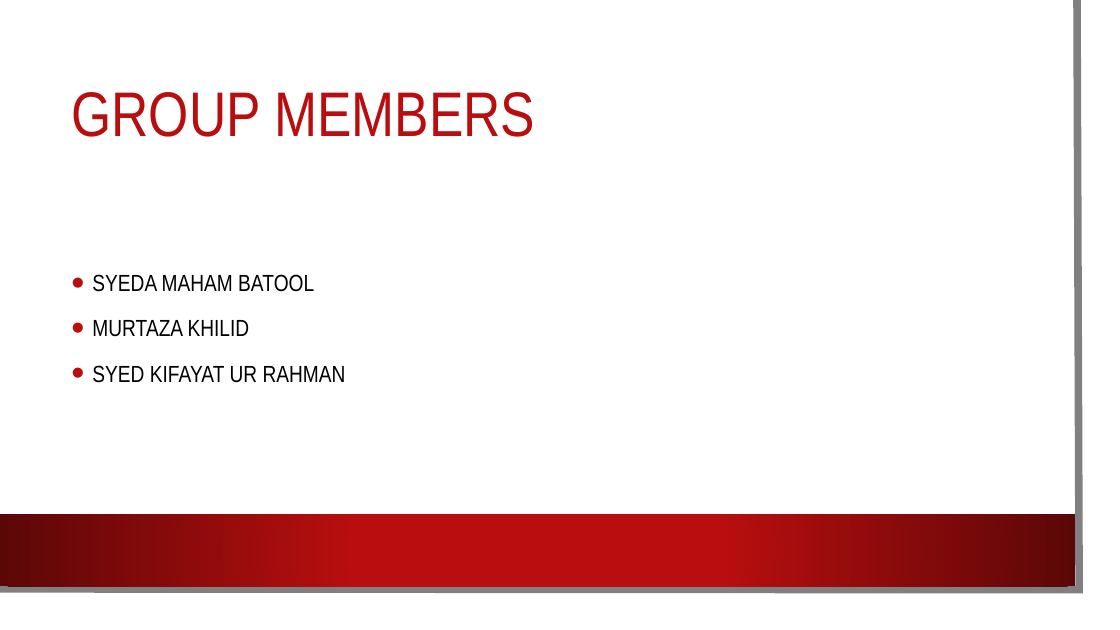
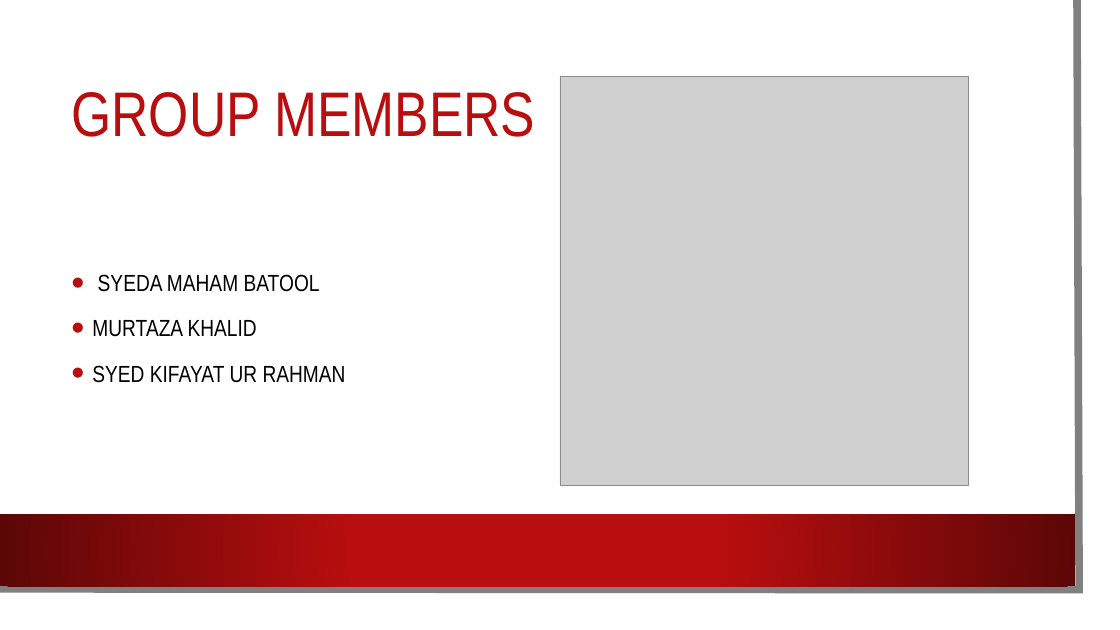
Before and after one commit to SyedKifayat1/OppFinalProject, a slide deck: slide 2 of Opp Project.pptx. Drawn at 1120x630 pixels with LibreOffice and Linux fonts; fonts in the diff are those of the drawing; grey boxes stand for pictures; background and template pictures are left out. Boxes give left, top, right and bottom in pixels: in the first picture for what was removed or moved away, otherwise in the second. Text is boxed around its words. In the diff, an @@ line names an element or a change of style, - is before the commit and + after.

```diff
--- a/Opp Project.pptx
+++ b/Opp Project.pptx
@@ picture added at bbox=[560, 76, 970, 486] @@
@@ text at bbox=[92, 320, 257, 337]: text changed @@
-• MURTAZA KHILID
+• MURTAZA KHALID
```
Also in this commit, not shown: 10 other slides changed, 2 slides added.
